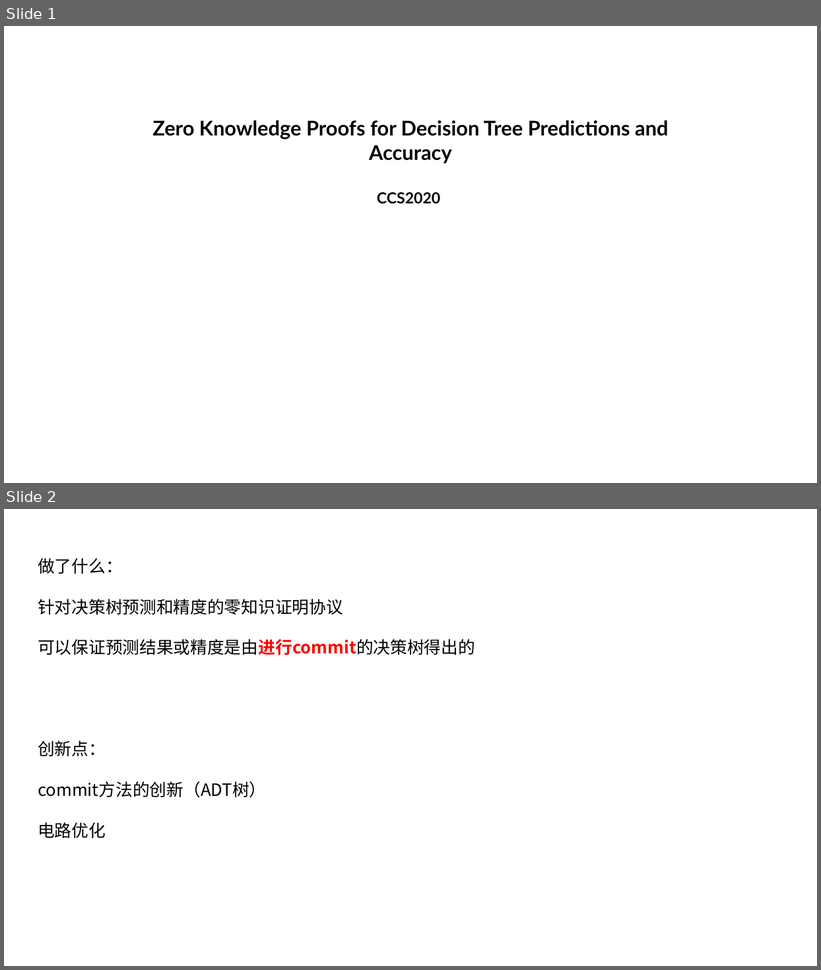
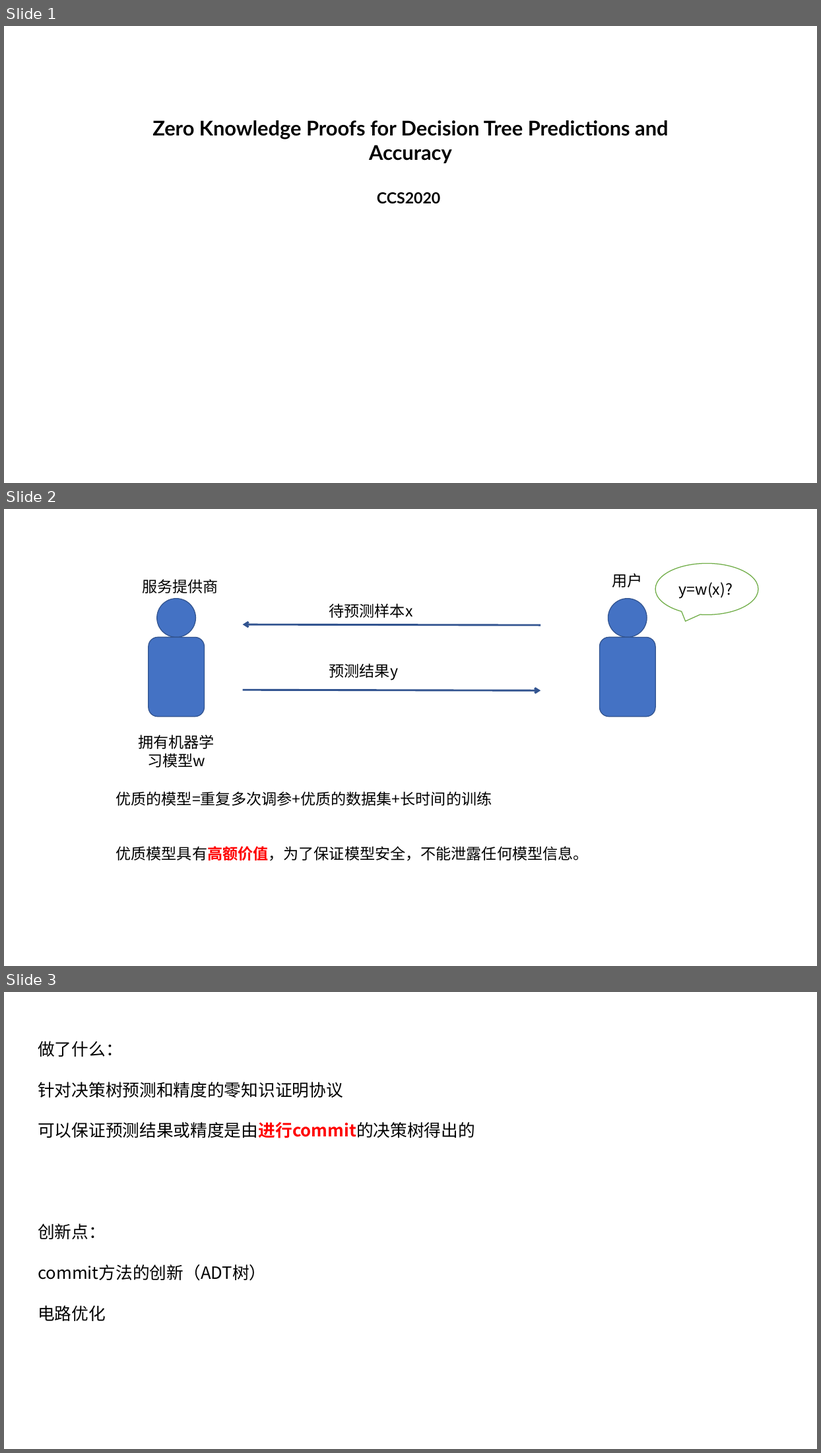
Before and after one commit to ZJU-ARClab/Seminar, a slide deck: 2021/2021-06-17/ZKDT.pptx. Shown one above the other, each under a label of ours: slides 1 and 2 before the commit, slides 1, 2 and 3 after it. The pictures are 821x970 and 821x1453 pixels, drawn with LibreOffice and Linux fonts; fonts in the diff are those of the drawing; background and template pictures are left out. Boxes give left, top, right and bottom in pixels: in the first picture for what was removed or moved away, otherwise in the second. Text is boxed around its words. In the diff, an @@ line names an element or a change of style, - is before the commit and + after.

```diff
--- a/2021/2021-06-17/ZKDT.pptx
+++ b/2021/2021-06-17/ZKDT.pptx
@@ slide 2 added at box(4, 509, 817, 966), background picture (left out) @@
@@ speech bubble added at box(655, 563, 758, 615), fill #FFFFFF, outline #70AD47 1 pt @@
@@ text added at box(142, 579, 218, 593), 18 pt, text #000000 @@
+服务提供商
@@ text added at box(613, 573, 643, 588), 18 pt, text #000000 @@
+用户
@@ text added at box(679, 582, 733, 599), 18 pt, text #000000 @@
+y=w(x)?
@@ ellipse added at box(157, 599, 196, 638), fill #4472C4, outline #325491 1 pt @@
@@ text added at box(329, 603, 413, 618), 18 pt, text #000000 @@
+待预测样本x
@@ ellipse added at box(609, 599, 648, 638), fill #4472C4, outline #325491 1 pt @@
@@ arrow added from (541, 626) to (242, 625), #325491 2.25 pt @@
@@ rounded rectangle added at box(149, 637, 205, 716), fill #4472C4, outline #325491 1 pt @@
@@ rounded rectangle added at box(600, 637, 656, 716), fill #4472C4, outline #325491 1 pt @@
@@ text added at box(329, 663, 398, 680), 18 pt, text #000000 @@
+预测结果y
@@ arrow added from (243, 690) to (541, 691), #325491 2.25 pt @@
@@ text added at box(138, 735, 214, 768), 18 pt, text #000000 @@
+拥有机器学习模型w
@@ text added at box(116, 791, 589, 861), 18 pt, text #000000 @@
+优质的模型=重复多次调参+优质的数据集+长时间的训练
+优质模型具有高额价值，为了保证模型安全，不能泄露任何模型信息。
@@ what was slide 2 is now slide 3 @@
```
Also in this commit, not shown: 1 slide changed, 1 slide removed.
